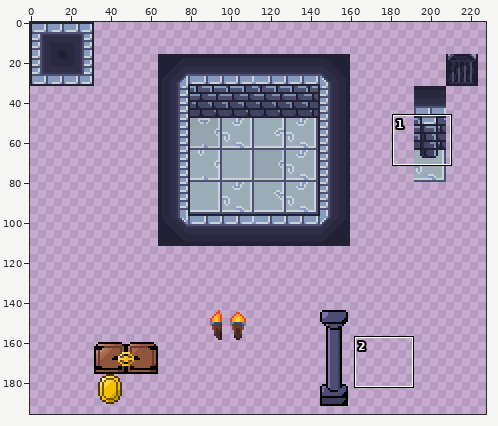
A sprite sheet gets an edit: assets/my_sheets.png. Above, an overview of the earlier version with the close-up marked.
Close-up. First the earlier version:
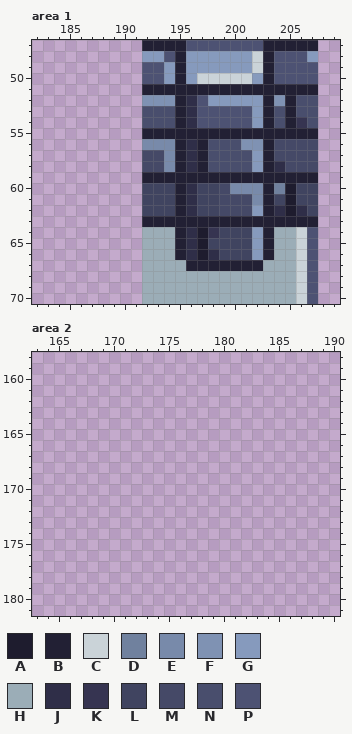
The file is 240x240 pixels. Colours within 5 levels of each other are drawn and written as one. Shown: area 1: x 182..209, y 47..70; area 2: x 163..190, y 158..181. The wide view leaves out empty margins. The commit also changed other parts of the picture, which this record leaves out.
Palette (. is transparent): A #1e1c2e  B #222034  C #cad3d8  D #70819e  E #788aaa  F #7f92b3  G #869abd  H #9badb7  J #2f2e48  K #363451  L #404460  M #454967  N #494e6d  P #4d5273
Pixels before, area 1, first column x 192:
47 BBBBPPPPPPPBBBBB
48 GGPBGGGGGGCBPPPG
49 PPGBGGGGGGCBPPPP
50 PPGBGCCCCCGBPPPP
51 BBBBBBBBBBBBBBBB
52 FFFBJPGGGGGBFBNN
53 NNNBJPPPPPGBNBNN
54 NNNBJPPPPPGBNBKN
55 BBBBBBBBBBBBBBBB
56 EEEBJBNNNFFBMMMM
57 MMEBJBNNNNGBMMMM
58 MMEBJBNNNNGBJMMM
59 BBBBBBBBBBBBBBBB
60 LLLBJLLMEEEBDALL
61 LLLBJLLMMMEBLALL
62 LLLBJLLMMMGBJAJL
63 BBBBBBBBBBBBBBBB
64 HHHBJAKLLLGBHHCP
65 HHHBJALLLLGBHHCP
66 HHHBJAJLLLGBHHCP
67 HHHHBBBBBBBHHHCP
68 HHHHHHHHHHHHHHCP
69 HHHHHHHHHHHHHHCP
70 HHHHHHHHHHHHHHCP
After:
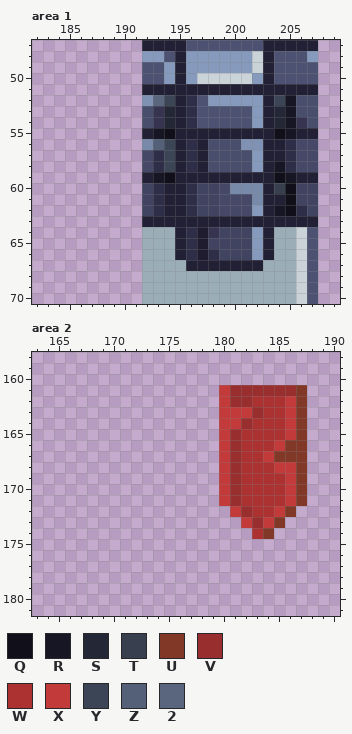
Colours new in this view: Q #11101a  R #171624  S #242736  T #38404f  U #823827  V #992e2e  W #ac3232  X #c23a3a  Y #3c4555  Z #546077  2 #59667d
Change:
Area 1:
y 52: x 193..194 FF -> 2Y; x 204..205 FB -> YR
y 53..54: x 193..194 NN -> KS; x 204..205 NB -> SR
y 55: x 193..194 BB -> RQ; x 204..205 BB -> QR
y 56: x 193..194 EE -> ZY; x 204..205 MM -> BJ
y 57: x 193..194 ME -> JY; x 204..205 MM -> BJ
y 58: x 193..194 ME -> JY; x 204..205 JM -> RJ
y 59: x 193..194 BB -> RQ; x 204..205 BB -> QR
y 60: x 193..194 LL -> JB; x 204..205 DA -> TQ
y 61: x 193..194 LL -> JB; x 204..205 LA -> BQ
y 62: x 193..194 LL -> JB; x 204..205 JA -> RQ
Area 2:
y 161: x 180..187 ........ -> XVVVVVVU
y 162: x 180..187 ........ -> XVVWWWXU
y 163: x 180..187 ........ -> XXXVWWXU
y 164: x 180..187 ........ -> XXVWWWXU
y 165: x 180..187 ........ -> XVWWWWXU
y 166: x 180..187 ........ -> XVWWWXUU
y 167: x 180..187 ........ -> XVWWXUUU
y 168: x 180..187 ........ -> XVWWWXXU
y 169..171: x 180..187 ........ -> XVWWWWXU
y 172: x 181..186 ...... -> XVWWXU
y 173: x 182..185 .... -> XVXU
y 174: x 183..184 .. -> WU
